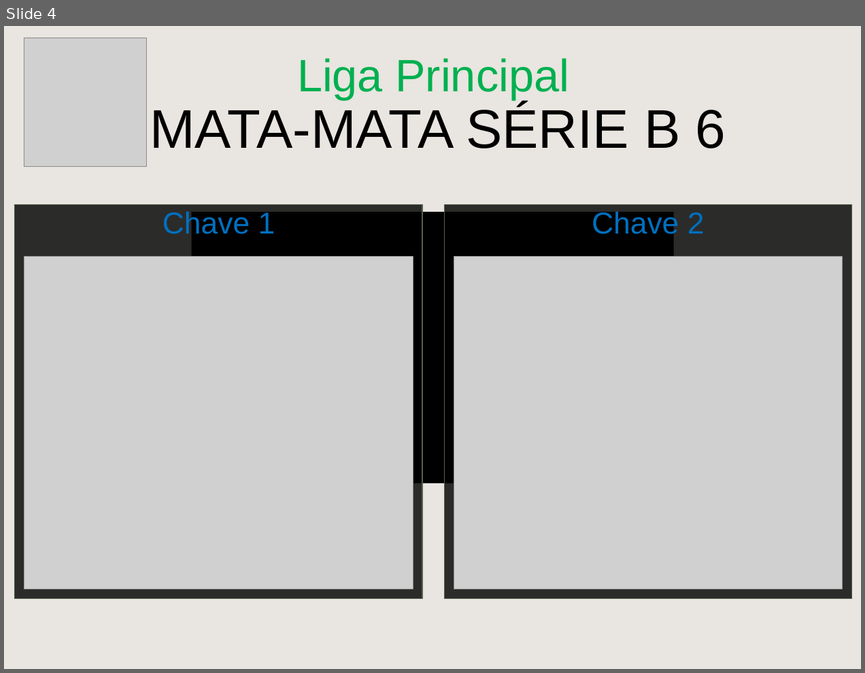
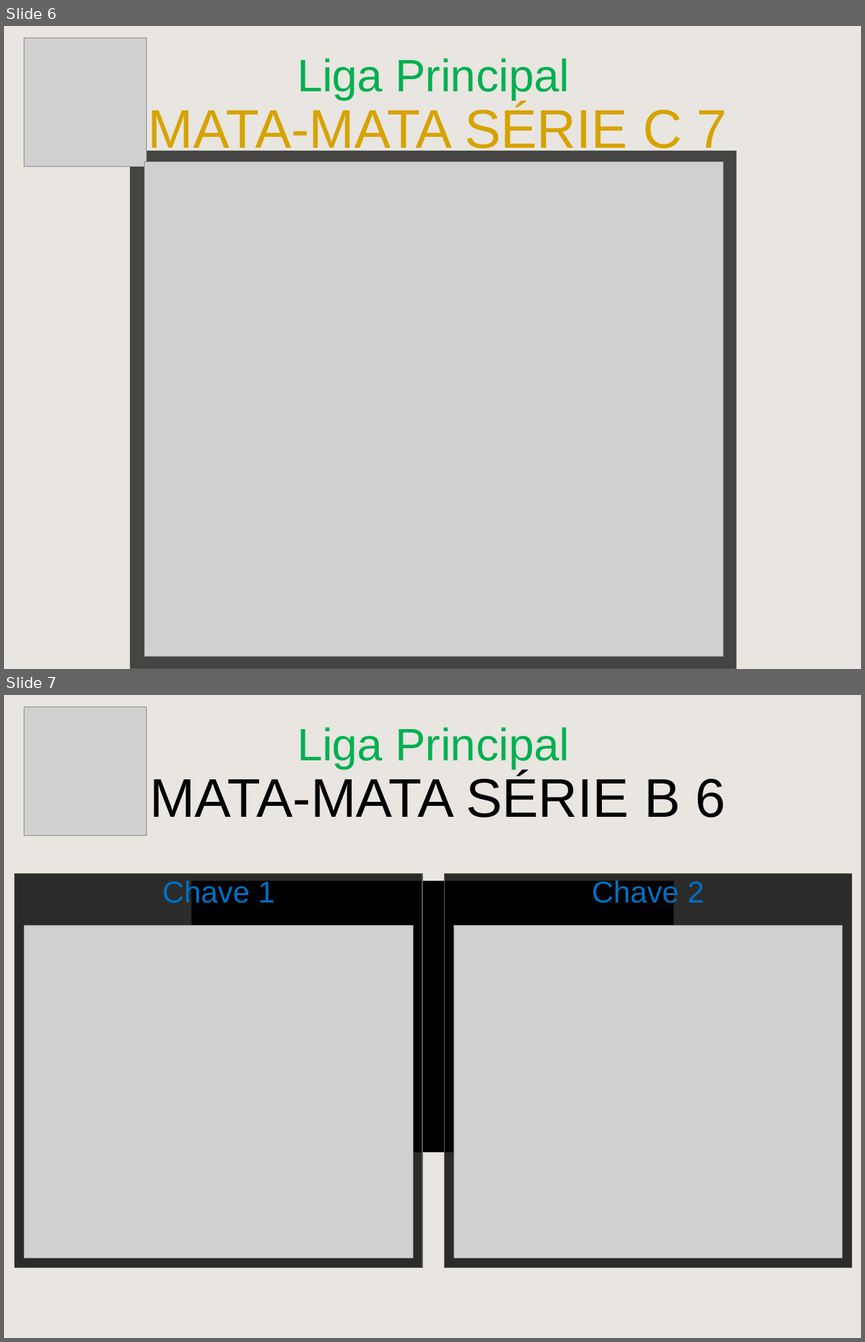
Before and after one commit to cknakayama/automacao_ligaroletarussa2021, a slide deck: MataMataPlanilha.pptx. Shown one above the other, each under a label of ours: slide 4 before the commit, slides 6 and 7 after it. The pictures are 865x673 and 865x1342 pixels, drawn with LibreOffice and Linux fonts; fonts in the diff are those of the drawing; grey boxes stand for pictures; background and template pictures are left out. Boxes give left, top, right and bottom in pixels: in the first picture for what was removed or moved away, otherwise in the second. Text is boxed around its words. In the diff, an @@ line names an element or a change of style, - is before the commit and + after.

```diff
--- a/MataMataPlanilha.pptx
+++ b/MataMataPlanilha.pptx
@@ slide 6 added at <box>4,26,861,669</box>, background picture (left out); not listed: 1 template element that a slide beside it also shows @@
@@ picture added at <box>24,38,147,166</box> @@
@@ text added at <box>297,58,570,100</box>, 60 pt, text #00B050 @@
+Liga Principal
@@ text added at <box>148,104,727,158</box>, 72 pt, text #D6A300 @@
+MATA-MATA SÉRIE C 7
@@ rectangle added at <box>130,150,736,669</box>, fill #000000 at 70% opacity, outline #57624D 1 pt @@
@@ picture added at <box>144,162,723,656</box> @@
@@ what was slide 4 is now slide 7 @@
```
Also in this commit, not shown: 2 other slides added, 3 other files.
